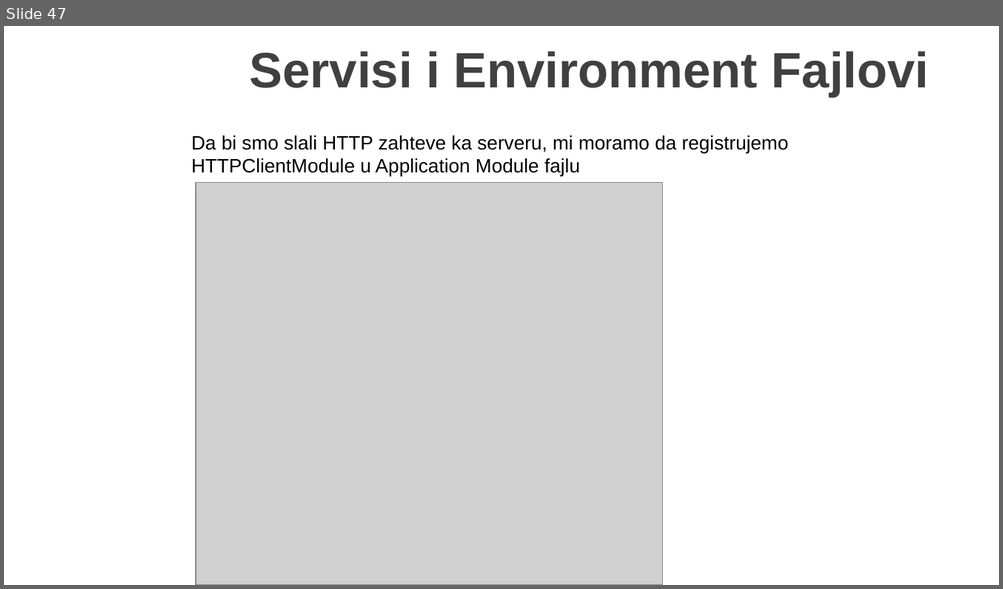
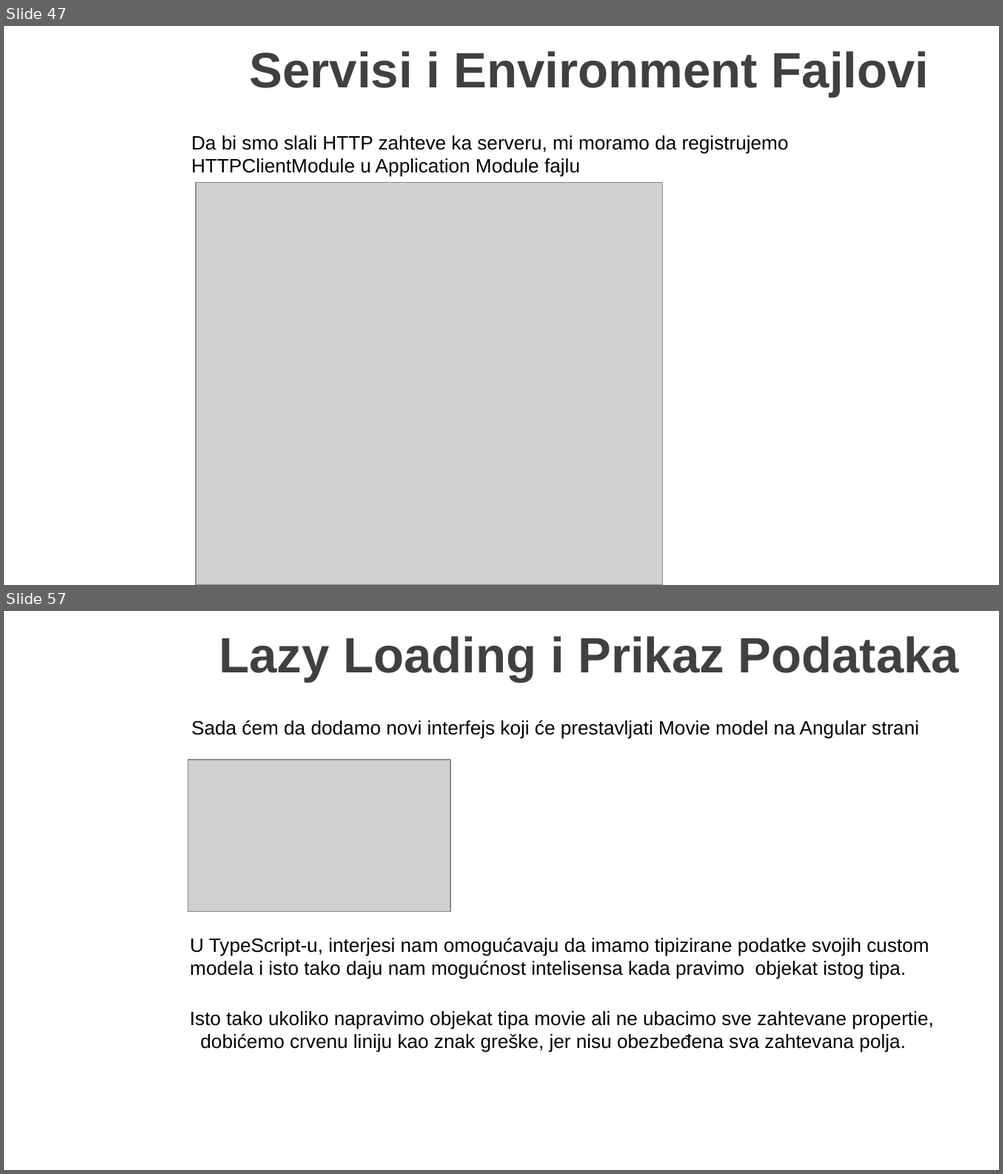
Before and after one commit to MarinkoSpasojevic/predavanje-netcore-angular, a slide deck: .NET Core i Angular Web Dev.pptx. Shown one above the other, each under a label of ours: slide 47 before the commit, slides 47 and 57 after it; the slides between them are not shown. The pictures are 1003x589 and 1003x1174 pixels, drawn with LibreOffice and Linux fonts; fonts in the diff are those of the drawing; grey boxes stand for pictures; background and template pictures are left out. Boxes give left, top, right and bottom in pixels: in the first picture for what was removed or moved away, otherwise in the second. Text is boxed around its words. In the diff, an @@ line names an element or a change of style, - is before the commit and + after.

```diff
--- a/.NET Core i Angular Web Dev.pptx
+++ b/.NET Core i Angular Web Dev.pptx
@@ slide 57 added at <box>4,611,999,1170</box>, background picture (left out) @@
@@ title added at <box>219,636,959,682</box>, 36 pt, text #404040, bold @@
+Lazy Loading i Prikaz Podataka
@@ text added at <box>191,720,919,739</box>, 14 pt, text #000000 @@
+Sada ćem da dodamo novi interfejs koji će prestavljati Movie model na Angular strani
@@ picture added at <box>188,760,450,912</box> @@
@@ text added at <box>190,937,928,980</box>, 14 pt, text #000000 @@
+U TypeScript-u, interjesi nam omogućavaju da imamo tipizirane podatke svojih custom
+modela i isto tako daju nam mogućnost intelisensa kada pravimo objekat istog tipa.
@@ text added at <box>190,1011,933,1053</box>, 14 pt, text #000000 @@
+Isto tako ukoliko napravimo objekat tipa movie ali ne ubacimo sve zahtevane propertie, dobićemo crvenu liniju kao znak greške, jer nisu obezbeđena sva zahtevana polja.
```
Also in this commit, not shown: 2 slides changed, 23 other slides added, 1 slide removed, 17 other files.
